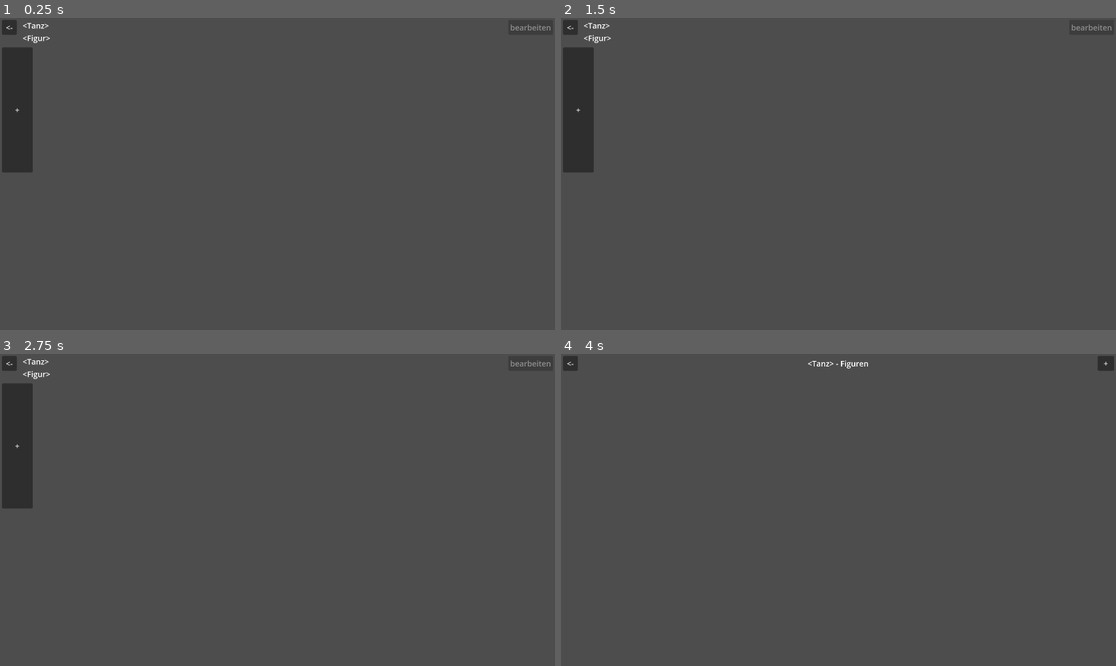
Above: before the commit, frames 1-4 (two rows, left to right).
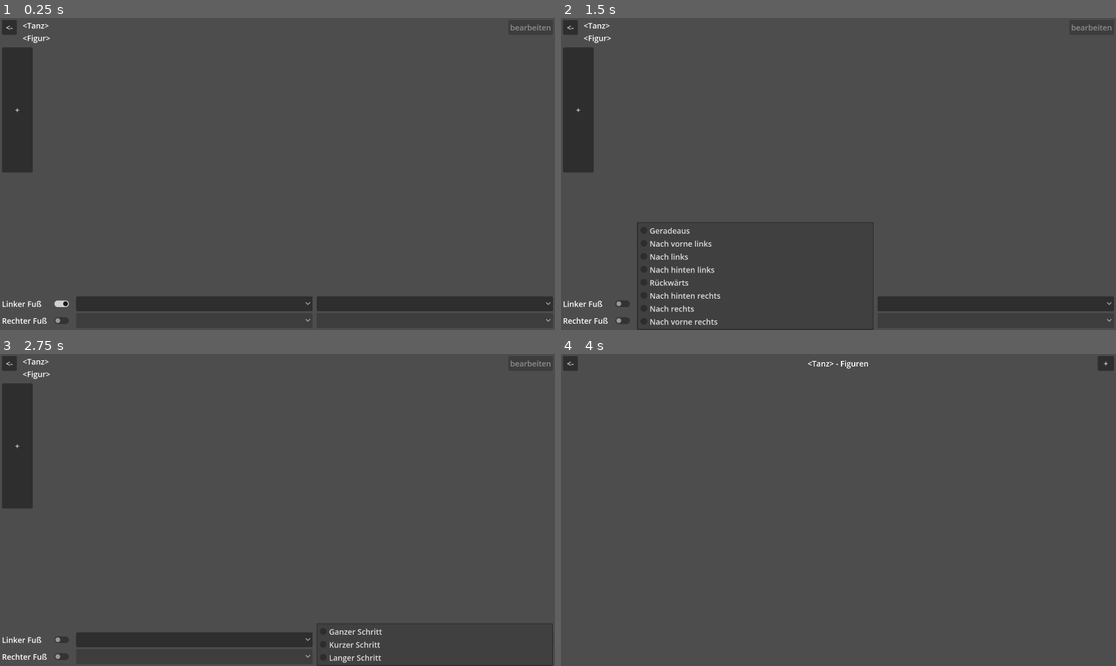
Above: after the commit, the same moments.

Repository: Calabiyaur/Dance-Notation
Game: Godot game, scene res://Figure.tscn
Two runs of this game, one before a commit and one after it. Both use one fixed random seed, a clock stepped at 60 frames per second and the inputs below. This scene is started directly instead of the project's main scene.
Inputs (mouse positions are in pixels of both pictures, inside the frame that each line leads up to):
- Up to frame 1 (0.25 s): no input
- Up to frame 2 (1.5 s): click (622, 305) at 0.52 s; click (755, 305) at 1.27 s
- Up to frame 3 (2.75 s): click (432, 641) at 2.02 s
- Up to frame 4 (4 s): click (622, 656) at 2.77 s; click "<-" at 3.5 s

The runs differ from the first frame. In frame 1, 4.2% of the frame differs, in the area x 0-100%, y 89-98%; in frame 2, 3.3%; in frame 3, 2.7%; in frame 4, nothing differs.
Error in both runs: Invalid access to property or key 'name' on a base object of type 'Nil'. (res://FigureScene.gd:14)

Commit message:
Added details section

Diff:
--- a/Figure.tscn
+++ b/Figure.tscn
@@ -82,6 +82,96 @@
 layout_mode = 2
 text = "  +  "
 
-[node name="Details" type="VBoxContainer" parent="VSplitContainer" unique_id=2085916812]
-visible = false
+[node name="Details" type="MarginContainer" parent="VSplitContainer" unique_id=513157863]
+unique_name_in_owner = true
 layout_mode = 2
+theme_override_constants/margin_left = 4
+theme_override_constants/margin_top = 4
+theme_override_constants/margin_right = 4
+theme_override_constants/margin_bottom = 4
+
+[node name="GridContainer" type="GridContainer" parent="VSplitContainer/Details" unique_id=81453431]
+layout_mode = 2
+theme_override_constants/h_separation = 8
+columns = 4
+
+[node name="Label" type="Label" parent="VSplitContainer/Details/GridContainer" unique_id=1427331208]
+layout_mode = 2
+text = "Linker Fuß"
+
+[node name="CheckButton" type="CheckButton" parent="VSplitContainer/Details/GridContainer" unique_id=1728369912]
+layout_mode = 2
+button_pressed = true
+
+[node name="LineEdit" type="OptionButton" parent="VSplitContainer/Details/GridContainer" unique_id=1030462239]
+layout_mode = 2
+size_flags_horizontal = 3
+item_count = 8
+popup/item_0/text = "Geradeaus"
+popup/item_0/id = 0
+popup/item_1/text = "Nach vorne links"
+popup/item_1/id = 1
+popup/item_2/text = "Nach links"
+popup/item_2/id = 2
+popup/item_3/text = "Nach hinten links"
+popup/item_3/id = 3
+popup/item_4/text = "Rückwärts"
+popup/item_4/id = 4
+popup/item_5/text = "Nach hinten rechts"
+popup/item_5/id = 5
+popup/item_6/text = "Nach rechts"
+popup/item_6/id = 6
+popup/item_7/text = "Nach vorne rechts"
+popup/item_7/id = 7
+
+[node name="OptionButton" type="OptionButton" parent="VSplitContainer/Details/GridContainer" unique_id=1393107757]
+layout_mode = 2
+size_flags_horizontal = 3
+item_count = 3
+popup/item_0/text = "Ganzer Schritt"
+popup/item_0/id = 0
+popup/item_1/text = "Kurzer Schritt"
+popup/item_1/id = 1
+popup/item_2/text = "Langer Schritt"
+popup/item_2/id = 2
+
+[node name="Label2" type="Label" parent="VSplitContainer/Details/GridContainer" unique_id=793535855]
+layout_mode = 2
+text = "Rechter Fuß"
+
+[node name="CheckButton2" type="CheckButton" parent="VSplitContainer/Details/GridContainer" unique_id=1956729088]
+layout_mode = 2
+
+[node name="LineEdit2" type="OptionButton" parent="VSplitContainer/Details/GridContainer" unique_id=1822944065]
+layout_mode = 2
+size_flags_horizontal = 3
+disabled = true
+item_count = 8
+popup/item_0/text = "Geradeaus"
+popup/item_0/id = 0
+popup/item_1/text = "Nach vorne links"
+popup/item_1/id = 1
+popup/item_2/text = "Nach links"
+popup/item_2/id = 2
+popup/item_3/text = "Nach hinten links"
+popup/item_3/id = 3
+popup/item_4/text = "Rückwärts"
+popup/item_4/id = 4
+popup/item_5/text = "Nach hinten rechts"
+popup/item_5/id = 5
+popup/item_6/text = "Nach rechts"
+popup/item_6/id = 6
+popup/item_7/text = "Nach vorne rechts"
+popup/item_7/id = 7
+
+[node name="OptionButton2" type="OptionButton" parent="VSplitContainer/Details/GridContainer" unique_id=1934454211]
+layout_mode = 2
+size_flags_horizontal = 3
+disabled = true
+item_count = 3
+popup/item_0/text = "Ganzer Schritt"
+popup/item_0/id = 0
+popup/item_1/text = "Kurzer Schritt"
+popup/item_1/id = 1
+popup/item_2/text = "Langer Schritt"
+popup/item_2/id = 2
--- a/FigureScene.gd
+++ b/FigureScene.gd
@@ -13,6 +13,7 @@
 	)
 	%Title.text = dance.name + "\n" + figure.name
 	%Steps/Add.pressed.connect(add_new_step)
+	%Details.visible = false
 
 	step_button_group = ButtonGroup.new()
 	step_button_group.allow_unpress = true
@@ -22,30 +23,41 @@
 
 
 func add_step(bistep: BiStep):
+	var step = append_step()
+	step.step = bistep
+
+
+func add_new_step():
+	var step = append_step()
+
+	step.step.lead.right_foot = Foot.new()
+	step.step.follow.left_foot = Foot.new()
+
+	step.get_lead().button_pressed = true
+
+	figure.steps.append(step.step)
+	Data.save()
+
+
+func append_step():
 	var step = preload("res://BiStep.tscn").instantiate()
-	step.get_lead().button_group = step_button_group
-	step.get_follow().button_group = step_button_group
-
-	step.step = bistep
 
 	%Steps.add_child(step)
 	%Steps.move_child(step, %Steps.get_child_count() - 2)
 
+	for s: Button in [step.get_lead(), step.get_follow()]:
+		s.button_group = step_button_group
+		s.toggled.connect(func(value: bool): select(s.step if value else null))
 
-func add_new_step():
-	var step = preload("res://BiStep.tscn").instantiate()
-	step.get_lead().button_group = step_button_group
-	step.get_follow().button_group = step_button_group
+	return step
 
-	step.step.lead.right_foot = Foot.new()
-	step.step.follow.left_foot = Foot.new()
 
-	%Steps.add_child(step)
-	%Steps.move_child(step, %Steps.get_child_count() - 2)
-	step.get_lead().button_pressed = true
+func select(step: Step):
+	%Details.visible = true if step else false
+	if not step:
+		return
 
-	figure.steps.append(step.step)
-	Data.save()
+
 
 
 func set_dance(dance: Dance):
